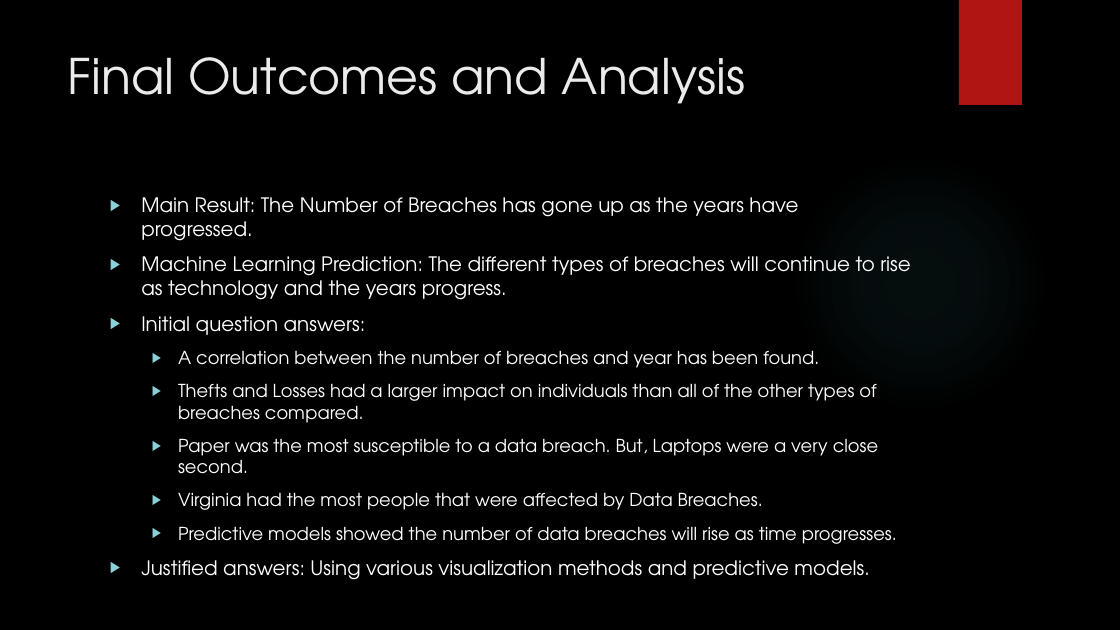
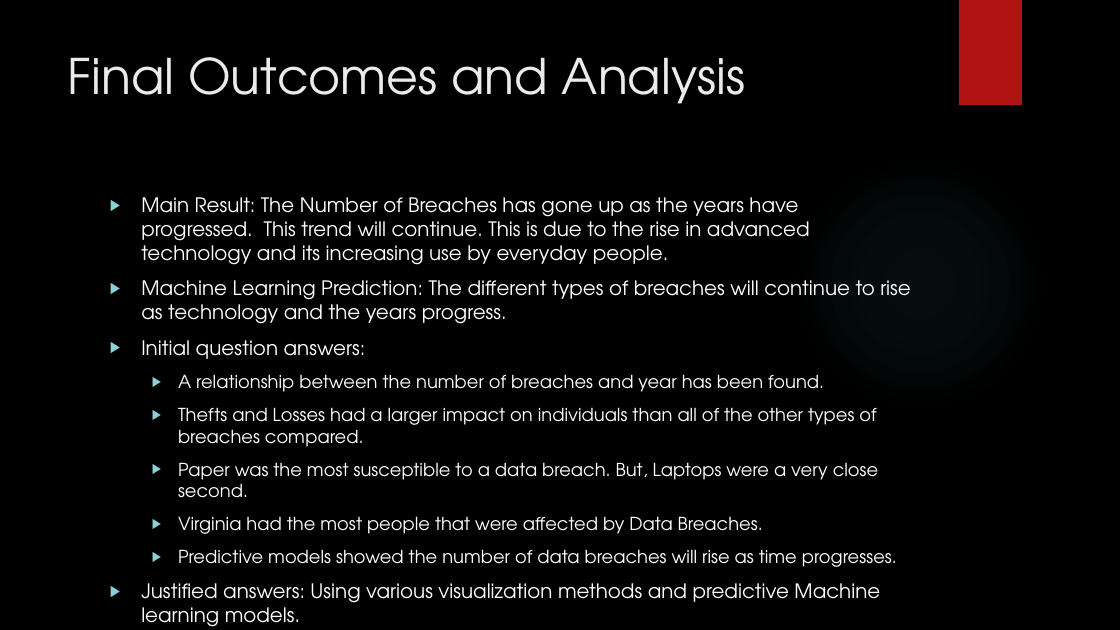
Before and after one commit to bigjohn80000/CIS435-Project, a slide deck: slide 25 of Final presentation_CIS435.pptx (slide 8 before the commit). Drawn at 1120x630 pixels with LibreOffice and Linux fonts; fonts in the diff are those of the drawing; background and template pictures are left out. Boxes give left, top, right and bottom in pixels: in the first picture for what was removed or moved away, otherwise in the second. Text is boxed around its words. In the diff, an @@ line names an element or a change of style, - is before the commit and + after.

```diff
--- a/Final presentation_CIS435.pptx
+++ b/Final presentation_CIS435.pptx
@@ text at (141,197,810,265): text changed @@
-▶ Main Result: The Number of Breaches has gone up as the years have progressed.
+▶ Main Result: The Number of Breaches has gone up as the years have progressed. This trend will continue. This is due to the rise in advanced technology and its increasing use by everyday people.
@@ text at (178,374,824,392): text changed @@
-  ▶ A correlation between the number of breaches and year has been found.
+  ▶ A relationship between the number of breaches and year has been found.
@@ text at (141,560,869,580): text changed @@
-▶ Justified answers: Using various visualization methods and predictive models.
+▶ Justified answers: Using various visualization methods and predictive Machine learning models.
```
Also in this commit, not shown: 3 other slides changed, 7 slides added.
